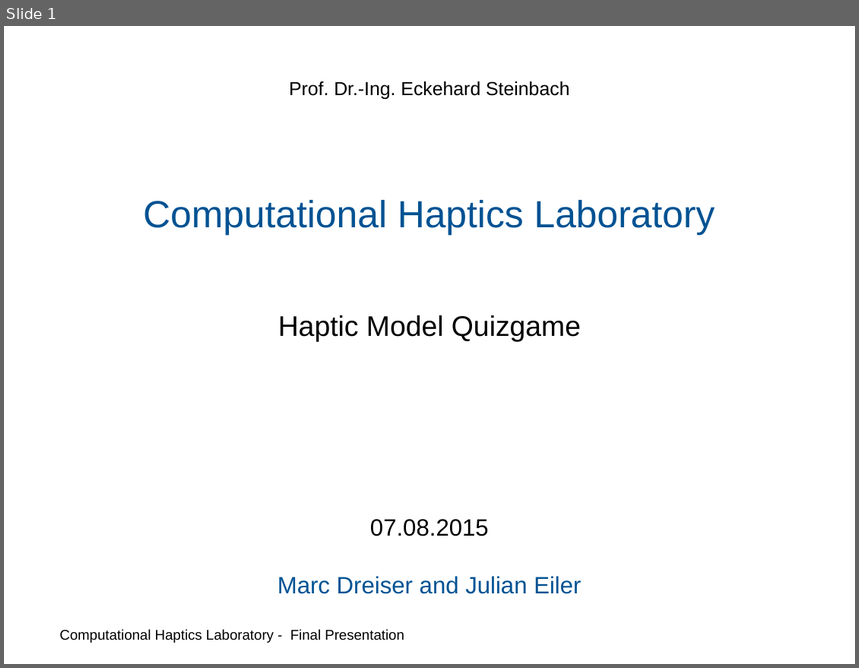
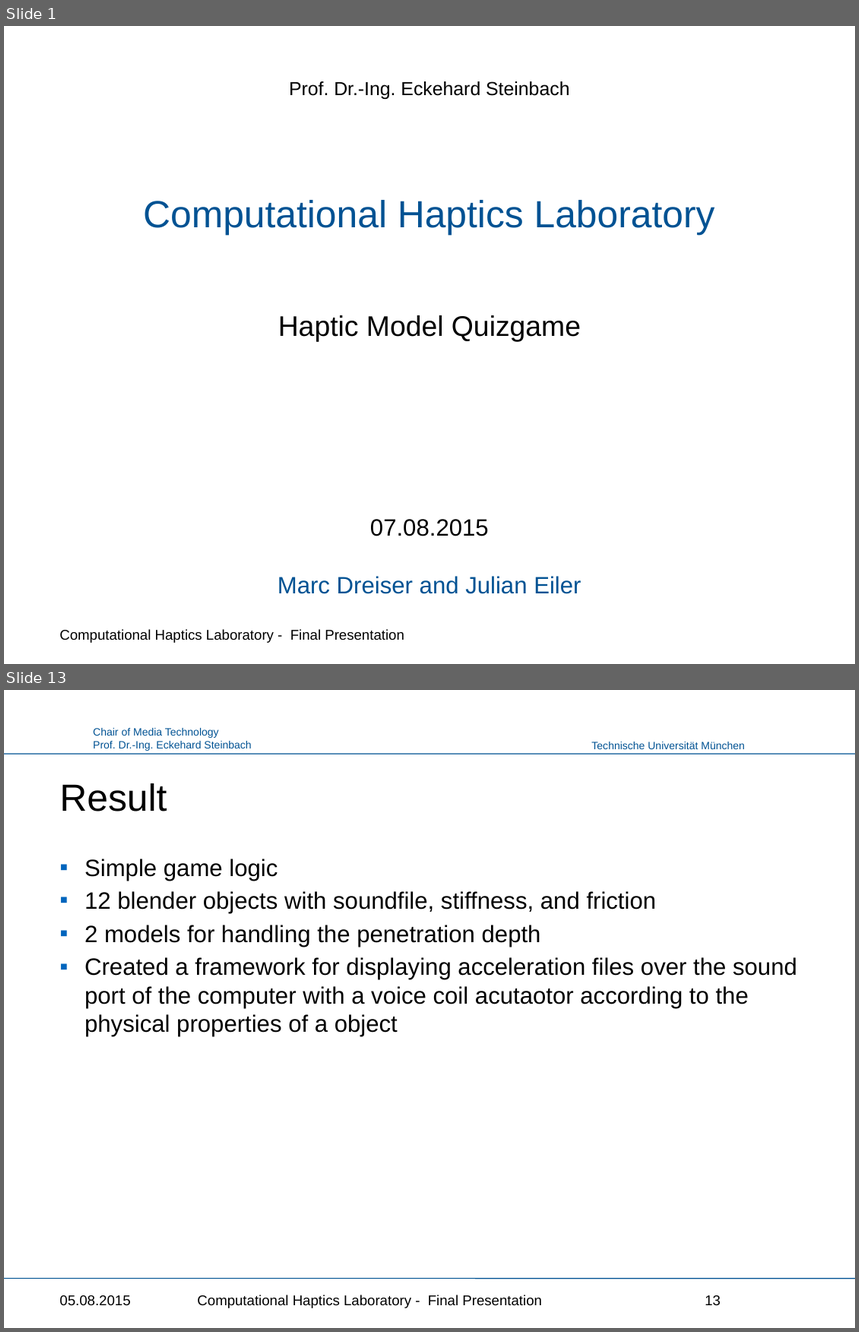
Before and after one commit to Punkbuster0401/HapticsLab, a slide deck: Haptics_Presentation.pptx. Shown one above the other, each under a label of ours: slide 1 before the commit, slides 1 and 13 after it; the slides between them are not shown. The pictures are 859x668 and 859x1332 pixels, drawn with LibreOffice and Linux fonts; fonts in the diff are those of the drawing; background and template pictures are left out. Boxes give left, top, right and bottom in pixels: in the first picture for what was removed or moved away, otherwise in the second. Text is boxed around its words. In the diff, an @@ line names an element or a change of style, - is before the commit and + after.

```diff
--- a/Haptics_Presentation.pptx
+++ b/Haptics_Presentation.pptx
@@ slide 13 added at bbox=[4, 690, 855, 1328], background #FFFFFF @@
@@ text added at bbox=[93, 728, 251, 751], 9 pt, text #005293 @@
+Chair of Media Technology
+Prof. Dr.-Ing. Eckehard Steinbach
@@ line added from (4, 754) to (855, 754), #005293 0.75 pt @@
@@ text added at bbox=[591, 742, 745, 749], 9 pt, text #005293 @@
+Technische Universität München
@@ title added at bbox=[59, 783, 167, 812], 32 pt, text #000000 @@
+Result
@@ text added at bbox=[85, 859, 797, 1037], 20 pt, text #000000 @@
+▪ Simple game logic
+▪ 12 blender objects with soundfile, stiffness, and friction
+▪ 2 models for handling the penetration depth
+▪ Created a framework for displaying acceleration files over the sound port of the computer with a voice coil acutaotor according to the physical properties of a object
@@ line added from (4, 1279) to (855, 1279), #005293 0.75 pt @@
@@ text added at bbox=[59, 1296, 130, 1306], 12 pt, text #000000 @@
+05.08.2015
@@ text added at bbox=[197, 1295, 542, 1309], 12 pt, text #000000 @@
+Computational Haptics Laboratory - Final Presentation
@@ page number added at bbox=[705, 1296, 721, 1306], 12 pt, text #000000 @@
+13
```
Also in this commit, not shown: 11 slides changed, 5 other slides added, 1 other file.
